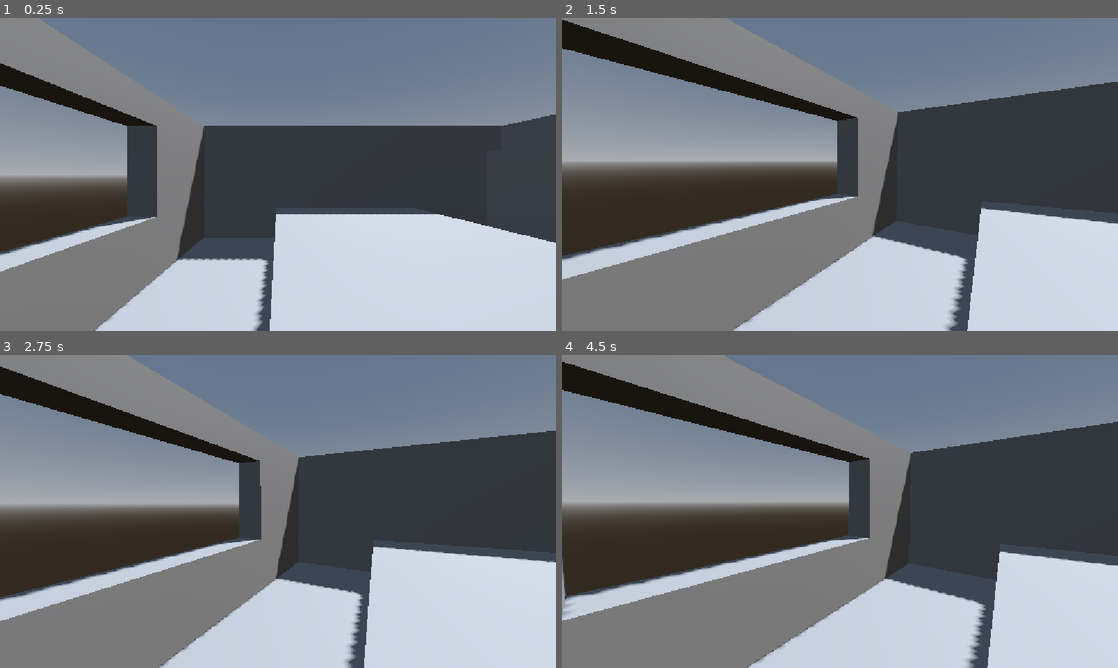
Above: before the commit, frames 1-4 (two rows, left to right).
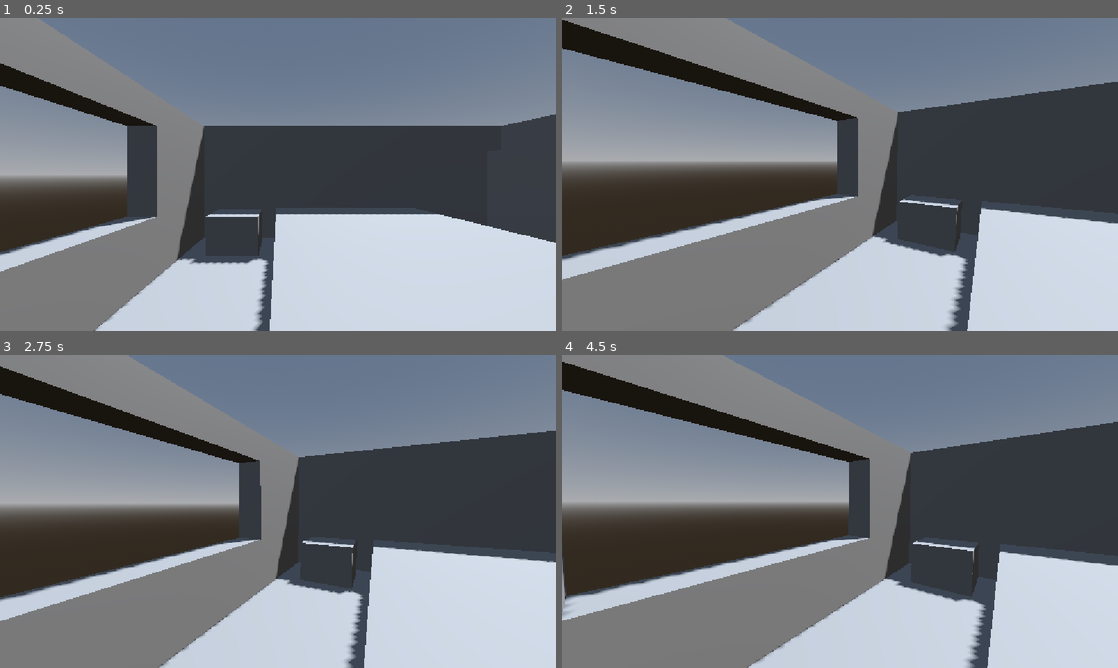
Above: after the commit, the same moments.

Repository: ridim334/sudoapters-1
Game: Godot game, scene res://main.tscn
Two runs of this game, one before a commit and one after it. Both use one fixed random seed, a clock stepped at 60 frames per second and the inputs below.
Inputs (mouse positions are in pixels of both pictures, inside the frame that each line leads up to):
- Up to frame 1 (0.25 s): no input
- Up to frame 2 (1.5 s): tap Enter (ui_accept) at 0.5, 0.77, 1.25 s; move the mouse to (962, 158) at 0.52 s; hold Right (ui_right) 0.53-1.28 s; click (962, 158) at 0.67 s; move the mouse to (812, 174) at 1.27 s; hold Up (ui_up) from 1.28 s (still down)
- Up to frame 3 (2.75 s): keep holding Up (ui_up); tap Enter (ui_accept) at 1.52, 2 s; move the mouse to (289, 505) at 2.02 s
- Up to frame 4 (4.5 s): keep holding Up (ui_up); tap Enter (ui_accept) at 2.75, 3.02, 3.5, 3.77, 4.25 s; move the mouse to (834, 517) at 2.77 s; click (834, 517) at 2.92 s; move the mouse to (878, 514) at 3.52 s; move the mouse to (795, 508) at 4.27 s

The runs differ from the first frame. In frame 1, 0.3% of the frame differs, in the area x 34-48%, y 62-79%; in frame 2, 0.3%; in frame 3, 0.3%; in frame 4, 0.3%, in the area x 60-75%, y 59-79%.

Commit message:
Completed greyboxing for the bedroom
. CCreated our own lantern model and textured it.
. Reduced the player speed to 3.75

Diff:
--- /dev/null
+++ b/new-game-project/lantern/lantern.tscn
@@ -0,0 +1,94 @@
+[gd_scene format=3 uid="uid://cku00ncl0xxa2"]
+
+[ext_resource type="PackedScene" uid="uid://c1h8uotiu7kb8" path="res://lantern/Lantern.fbx" id="1_fd3fi"]
+
+[sub_resource type="StandardMaterial3D" id="StandardMaterial3D_kl3c0"]
+albedo_color = Color(0.46618086, 0.4661808, 0.4661808, 1)
+metallic = 0.59
+metallic_specular = 0.28
+roughness = 0.49
+
+[sub_resource type="StandardMaterial3D" id="StandardMaterial3D_6dlqo"]
+albedo_color = Color(0, 0.8627451, 0.99607843, 1)
+metallic = 0.13
+metallic_specular = 0.33
+roughness = 0.61
+emission_enabled = true
+emission = Color(0.17617968, 0.38555044, 0.5178537, 1)
+emission_energy_multiplier = 2.0
+refraction_enabled = true
+
+[sub_resource type="StandardMaterial3D" id="StandardMaterial3D_pf3y8"]
+albedo_color = Color(0.7788734, 0.5180945, 0.6011015, 1)
+
+[sub_resource type="StandardMaterial3D" id="StandardMaterial3D_rka4y"]
+albedo_color = Color(0.6359486, 0.67927134, 0.8825723, 1)
+metallic = 0.33
+
+[sub_resource type="StandardMaterial3D" id="StandardMaterial3D_dsi5t"]
+albedo_color = Color(0.36282945, 0.36282945, 0.36282945, 1)
+metallic = 0.45
+roughness = 0.7
+
+[sub_resource type="StandardMaterial3D" id="StandardMaterial3D_ou30t"]
+albedo_color = Color(0.74718916, 0.67296857, 0.92378, 1)
+metallic = 0.72
+roughness = 0.4
+
+[node name="Lantern" unique_id=1711012922 instance=ExtResource("1_fd3fi")]
+
+[node name="mBaseMesh" parent="." index="0" unique_id=655435053]
+transform = Transform3D(77.33233, 0, 0, 0, 3.6354458, 0, 0, 0, 77.33233, -0.19879366, -0.7596001, 0.017855026)
+material_override = SubResource("StandardMaterial3D_kl3c0")
+
+[node name="mMainBody" parent="." index="1" unique_id=2125223717]
+transform = Transform3D(41.320225, 0, 0, 0, 2.619809, 0, 0, 0, 41.320225, -0.19677372, 0.33005, 0.018225161)
+material_override = SubResource("StandardMaterial3D_6dlqo")
+
+[node name="mTopMesh" parent="." index="2" unique_id=1360758876]
+transform = Transform3D(56.550224, 0, 0, 0, -2.658465, -6.925176e-15, 0, 3.255573e-16, -56.550224, -0.19677372, 0.4881186, 0.018225161)
+material_override = SubResource("StandardMaterial3D_pf3y8")
+
+[node name="mHandle" parent="." index="3" unique_id=1361725118]
+transform = Transform3D(10.779823, 0, 0, 0, 0, -11.437871, 0, 11.437871, 0, 2.6508186, 0.4972392, 0.009693043)
+material_override = SubResource("StandardMaterial3D_rka4y")
+
+[node name="mJoint" parent="." index="4" unique_id=1526384825]
+transform = Transform3D(11.504632, 0, 0, 0, 1.605434, 0, 0, 0, 11.504632, 0.1644007, 0.55676466, 0.018225161)
+material_override = SubResource("StandardMaterial3D_dsi5t")
+
+[node name="mJoint1" parent="." index="5" unique_id=1552038743]
+transform = Transform3D(11.504632, 0, 0, 0, 1.605434, 0, 0, 0, 11.504632, -0.55634874, 0.55676466, 0.018225161)
+material_override = SubResource("StandardMaterial3D_dsi5t")
+
+[node name="mGrill5" parent="." index="6" unique_id=279234727]
+transform = Transform3D(-14.1, 0, 1.726695e-15, 0, 14.1, 0, -1.726695e-15, 0, -14.1, 0.32464692, -0.10729816, 0.018225161)
+material_override = SubResource("StandardMaterial3D_ou30t")
+
+[node name="mGrill4" parent="." index="7" unique_id=191793696]
+transform = Transform3D(-14.1, 0, 1.726695e-15, 0, 14.1, 0, -1.726695e-15, 0, -14.1, 0.3121679, -0.10729816, -0.11169897)
+material_override = SubResource("StandardMaterial3D_ou30t")
+
+[node name="mGrill3" parent="." index="8" unique_id=1263300175]
+transform = Transform3D(0.1296659, 0, 14.099404, 0, 14.1, 0, -14.099404, 0, 0.1296659, -0.11462921, -0.10729816, 0.5352757)
+material_override = SubResource("StandardMaterial3D_ou30t")
+
+[node name="mGrill2" parent="." index="9" unique_id=1771102796]
+transform = Transform3D(0.1296659, 0, 14.099404, 0, 14.1, 0, -14.099404, 0, 0.1296659, -0.21108648, -0.10729816, 0.54463804)
+material_override = SubResource("StandardMaterial3D_ou30t")
+
+[node name="mGrill" parent="." index="10" unique_id=519358320]
+transform = Transform3D(0, 0, -14.1, 0, 14.1, 0, 14.1, 0, 0, -0.21108648, -0.10729816, -0.50176495)
+material_override = SubResource("StandardMaterial3D_ou30t")
+
+[node name="sweep9" parent="." index="11" unique_id=2140443559]
+transform = Transform3D(0, 0, -14.1, 0, 14.1, 0, 14.1, 0, 0, -0.11462921, -0.10729816, -0.51112735)
+material_override = SubResource("StandardMaterial3D_ou30t")
+
+[node name="mGrill6" parent="." index="12" unique_id=1292209398]
+transform = Transform3D(14.1, 0, -3.45339e-15, 0, 14.1, 0, 3.45339e-15, 0, 14.1, -0.7280101, -0.10729816, 0.018225161)
+material_override = SubResource("StandardMaterial3D_ou30t")
+
+[node name="mGrill7" parent="." index="13" unique_id=220371337]
+transform = Transform3D(14.1, 0, -3.45339e-15, 0, 14.1, 0, 3.45339e-15, 0, 14.1, -0.71361005, -0.10729816, -0.11169897)
+material_override = SubResource("StandardMaterial3D_ou30t")
--- a/new-game-project/main.tscn
+++ b/new-game-project/main.tscn
@@ -1,6 +1,7 @@
 [gd_scene format=3 uid="uid://cqow47bch5ocs"]
 
 [ext_resource type="PackedScene" uid="uid://bs72ogkvdd7d6" path="res://player/char/player_controller.tscn" id="1_ig7tw"]
+[ext_resource type="PackedScene" uid="uid://cku00ncl0xxa2" path="res://lantern/lantern.tscn" id="2_0xm2m"]
 
 [sub_resource type="ProceduralSkyMaterial" id="ProceduralSkyMaterial_ig7tw"]
 sky_horizon_color = Color(0.66224277, 0.6717428, 0.6867428, 1)
@@ -47,6 +48,11 @@
 use_collision = true
 size = Vector3(7, 2.25, 9)
 
+[node name="CSGBox3D11" type="CSGBox3D" parent="CSGCombiner3D" unique_id=510197543]
+transform = Transform3D(-5.9797163e-09, 0, 0.24, 0, 0.39999998, 0, -0.13679996, 0, -1.0490733e-08, -2.9481995, 0.5, -3.4613981)
+use_collision = true
+size = Vector3(7, 2.25, 4.5)
+
 [node name="CSGBox3D10" type="CSGBox3D" parent="CSGCombiner3D" unique_id=1625770212]
 transform = Transform3D(0.51299983, 0, 0, 0, 0.39999998, 0, 0, 0, 0.24, -0.25, 0.5, -1.98)
 use_collision = true
@@ -89,3 +95,6 @@
 [node name="PlayerController" parent="." unique_id=88946456 instance=ExtResource("1_ig7tw")]
 transform = Transform3D(1, 0, 0, 0, 1, 0, 0, 0, 1, -2, 0, 1.25)
 base_speed = 3.75
+
+[node name="Lantern" parent="." unique_id=1711012922 instance=ExtResource("2_0xm2m")]
+transform = Transform3D(0.3169227, 0, 0.013672791, 0, 0.31721753, 0, -0.013672791, 0, 0.3169227, -2.8058138, 1.2257652, 2.9394248)
Binary file added: new-game-project/lantern/Lantern.fbx
Not shown, added: MayaBinaries/FBXAssets/Lantern.fbx
Not shown, added: MayaBinaries/Lantern.mb
Not shown, added: builds/web/test0.apple-touch-icon.png
Not shown, added: builds/web/test0.audio.position.worklet.js
Not shown, added: builds/web/test0.audio.worklet.js
Not shown, added: builds/web/test0.html
Not shown, added: builds/web/test0.icon.png
Not shown, added: builds/web/test0.js
Not shown, added: builds/web/test0.pck
Not shown, added: builds/web/test0.png
Not shown, added: builds/web/test0.wasm
